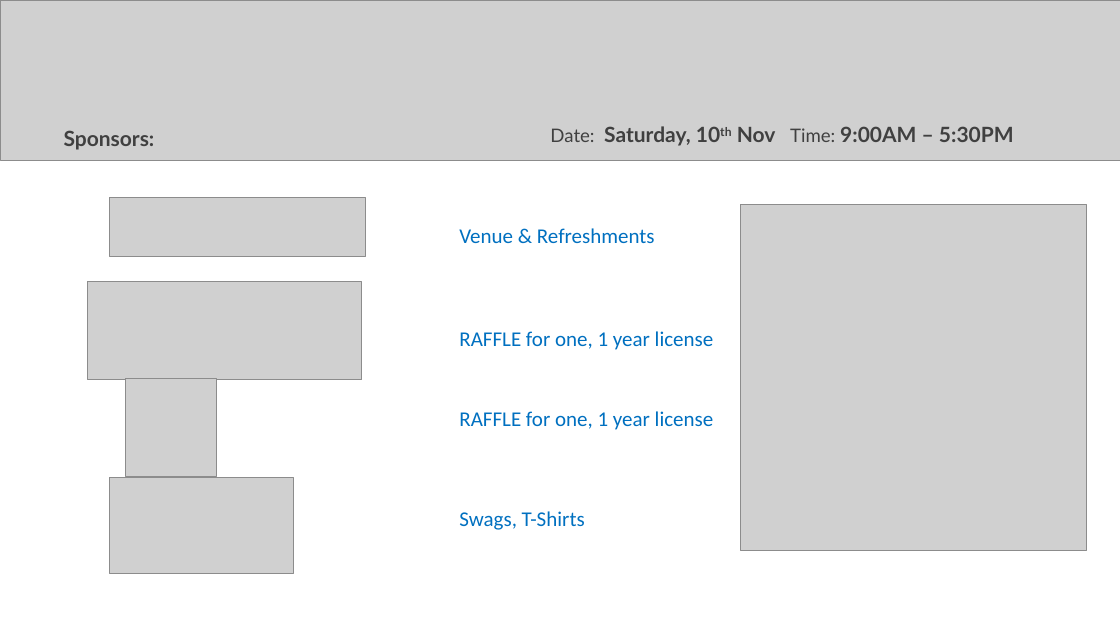
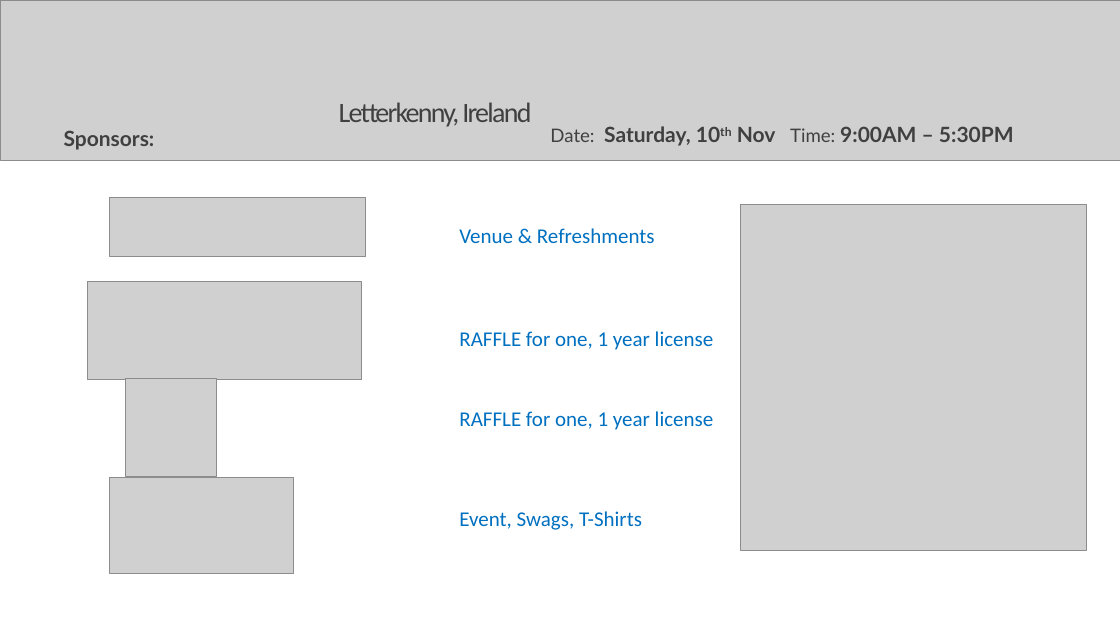
Before and after one commit to LK-MUG/Global-O365-Dev-BootCamp-2018, a slide deck: slide 10 of Presentations/Marketing/Event-Marketing-Slide.pptx. Drawn at 1120x630 pixels with LibreOffice and Linux fonts; fonts in the diff are those of the drawing; grey boxes stand for pictures. Boxes give left, top, right and bottom in pixels: in the first picture for what was removed or moved away, otherwise in the second. Text is boxed around its words. In the diff, an @@ line names an element or a change of style, - is before the commit and + after.

```diff
--- a/Presentations/Marketing/Event-Marketing-Slide.pptx
+++ b/Presentations/Marketing/Event-Marketing-Slide.pptx
@@ text added at box(339, 102, 531, 127), 24 pt, text #404040 @@
+Letterkenny, Ireland
@@ text at box(459, 511, 642, 530): text changed @@
-Swags, T-Shirts
+Event, Swags, T-Shirts
```
Also in this commit, not shown: 8 other slides changed, 2 slides removed, 2 other files.
